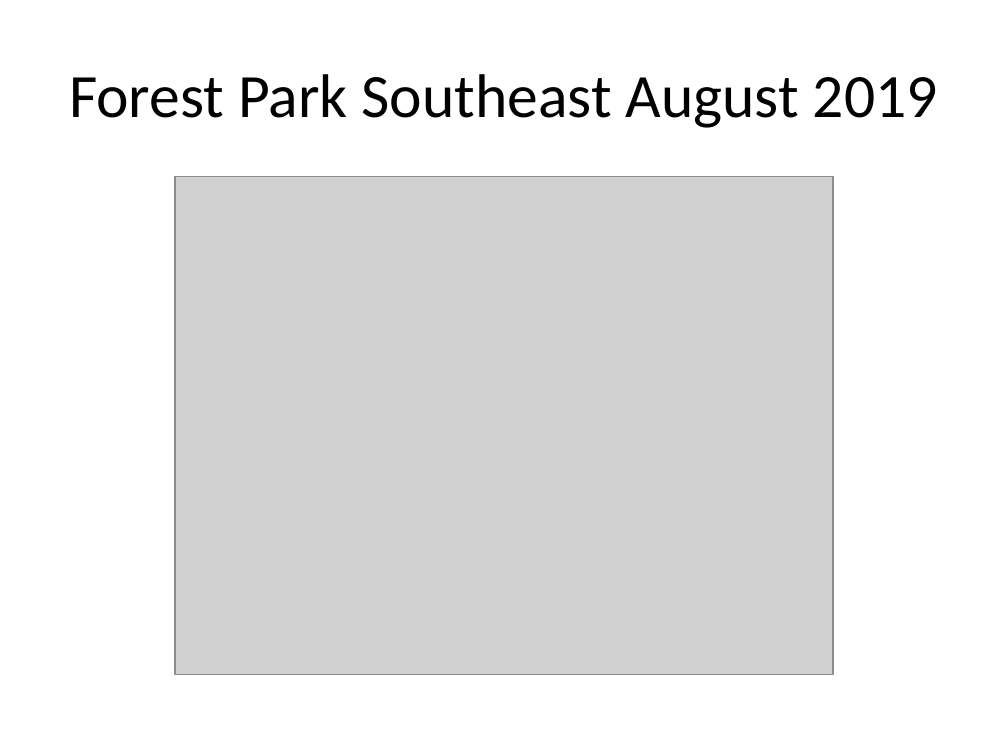
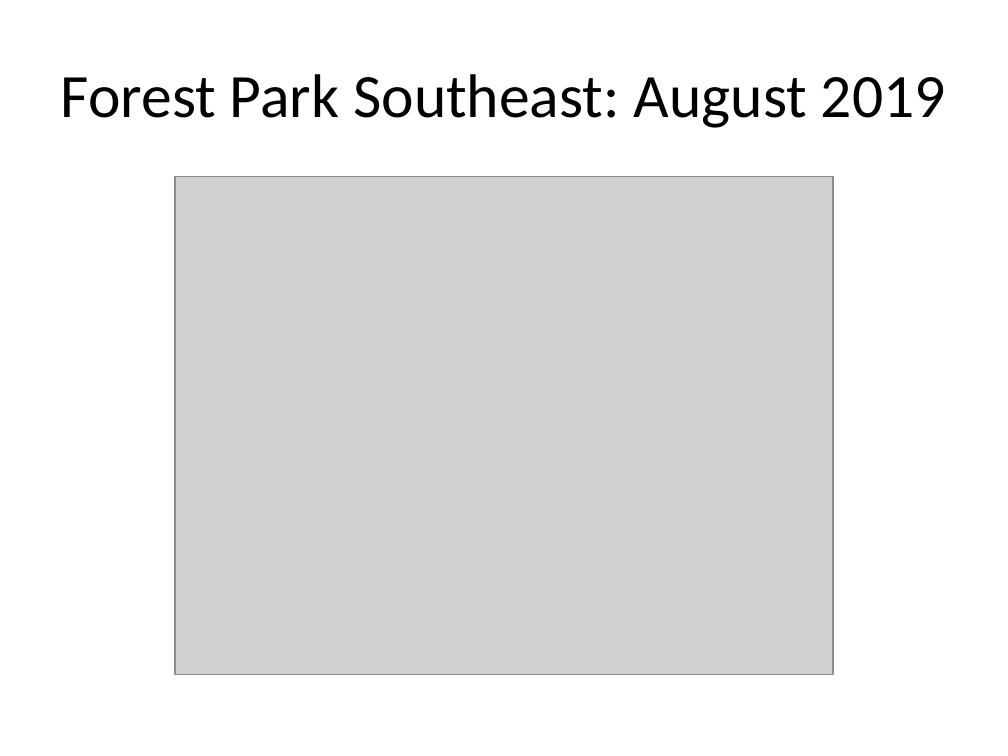
Before and after one commit to wumcrc/r-crime-mapping, a slide deck: slide 5 of src/notebooks/fpse-presentation.pptx. Drawn at 1008x756 pixels with LibreOffice and Linux fonts; fonts in the diff are those of the drawing; grey boxes stand for pictures. Boxes give left, top, right and bottom in pixels: in the first picture for what was removed or moved away, otherwise in the second. Text is boxed around its words. In the diff, an @@ line names an element or a change of style, - is before the commit and + after.

```diff
--- a/src/notebooks/fpse-presentation.pptx
+++ b/src/notebooks/fpse-presentation.pptx
@@ title at [61, 74, 946, 128]: text changed @@
-Forest Park Southeast August 2019
+Forest Park Southeast: August 2019
```
Also in this commit, not shown: 10 slides added, 29 other files.
